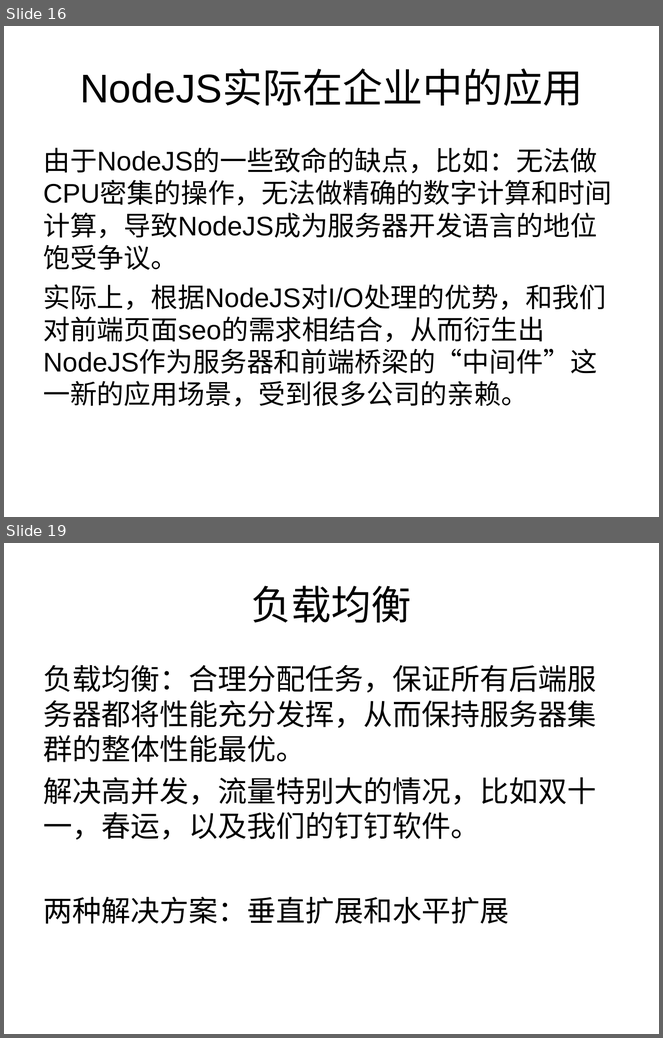
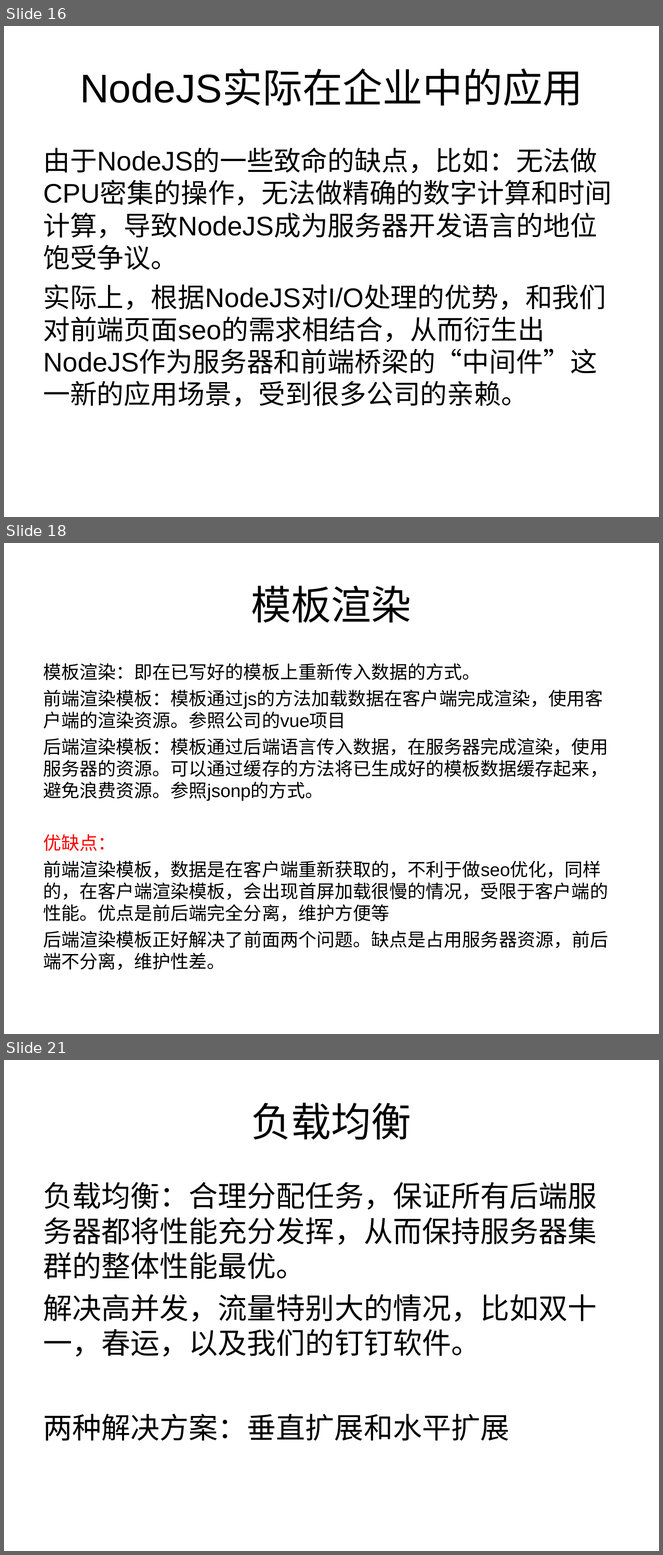
Before and after one commit to Alan055/node-koa, a slide deck: Alan-node解读.ppt. Shown one above the other, each under a label of ours: slides 16 and 19 before the commit, slides 16, 18 and 21 after it; the slides between them are not shown. The pictures are 663x1038 and 663x1555 pixels, drawn with LibreOffice and Linux fonts; fonts in the diff are those of the drawing. Boxes give left, top, right and bottom in pixels: in the first picture for what was removed or moved away, otherwise in the second. Text is boxed around its words. In the diff, an @@ line names an element or a change of style, - is before the commit and + after.

```diff
--- a/Alan-node解读.ppt
+++ b/Alan-node解读.ppt
@@ slide 18 added at bbox=[4, 543, 659, 1034], background #FFFFFF @@
@@ title added at bbox=[252, 586, 412, 623], 44 pt, text #000000 @@
+模板渲染
@@ text added at bbox=[43, 663, 608, 970], 20 pt, text #000000 @@
+模板渲染：即在已写好的模板上重新传入数据的方式。
+前端渲染模板：模板通过js的方法加载数据在客户端完成渲染，使用客户端的渲染资源。参照公司的vue项目
+后端渲染模板：模板通过后端语言传入数据，在服务器完成渲染，使用服务器的资源。可以通过缓存的方法将已生成好的模板数据缓存起来，避免浪费资源。参照jsonp的方式。
+优缺点：
+前端渲染模板，数据是在客户端重新获取的，不利于做seo优化，同样的，在客户端渲染模板，会出现首屏加载很慢的情况，受限于客户端的性能。优点是前后端完全分离，维护方便等
+后端渲染模板正好解决了前面两个问题。缺点是占用服务器资源，前后端不分离，维护性差。
@@ what was slide 19 is now slide 21 @@
```
Also in this commit, not shown: 1 slide changed, 2 other slides added, 1 slide removed.
